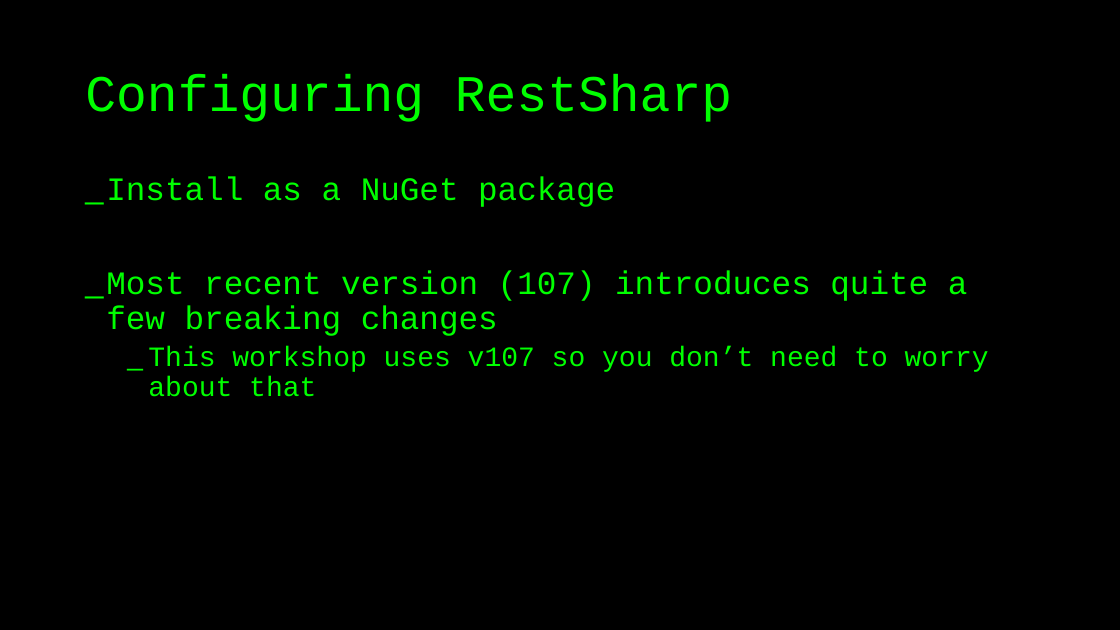
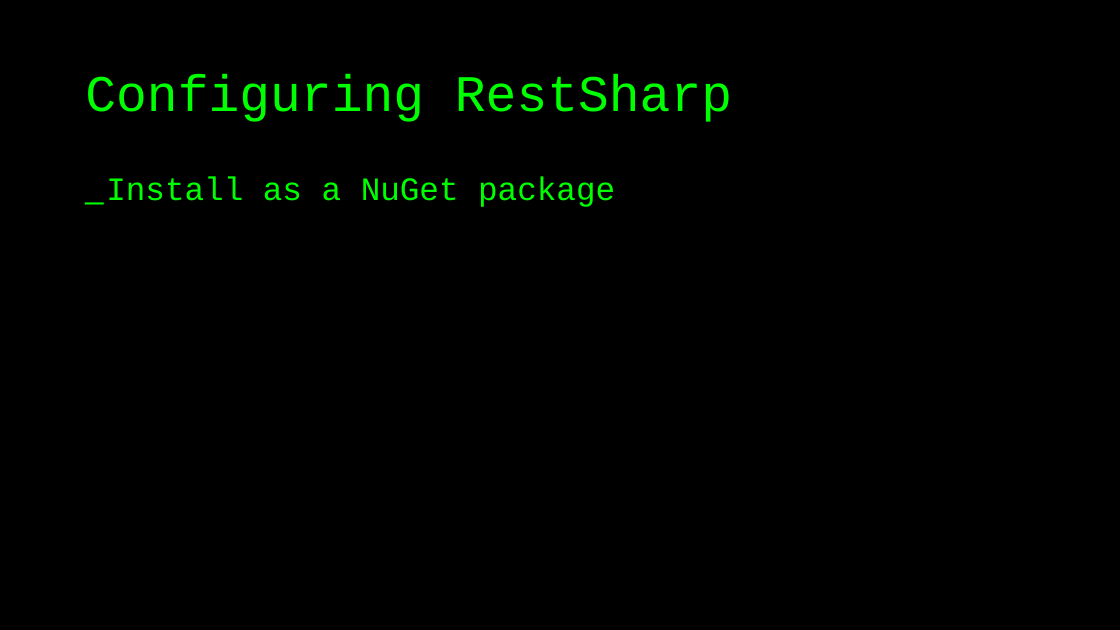
Before and after one commit to basdijkstra/restsharp-workshop, a slide deck: slide 24 of RestSharpWorkshop.pptx. Drawn at 1120x630 pixels with LibreOffice and Linux fonts; fonts in the diff are those of the drawing. Boxes give left, top, right and bottom in pixels: in the first picture for what was removed or moved away, otherwise in the second. Text is boxed around its words. In the diff, an @@ line names an element or a change of style, - is before the commit and + after.

```diff
--- a/RestSharpWorkshop.pptx
+++ b/RestSharpWorkshop.pptx
@@ text at [106, 270, 989, 397]: paragraphs removed @@
-_ Most recent version (107) introduces quite a few breaking changes
-  _ This workshop uses v107 so you don’t need to worry about that
```
Also in this commit, not shown: 3 other slides changed, 6 slides added, 3 slides removed, 2 other files.
